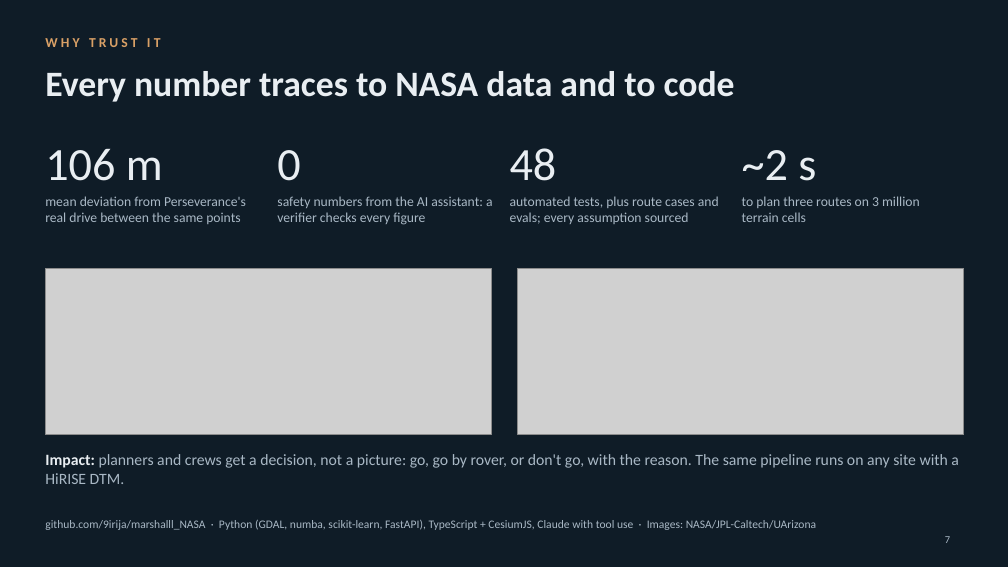
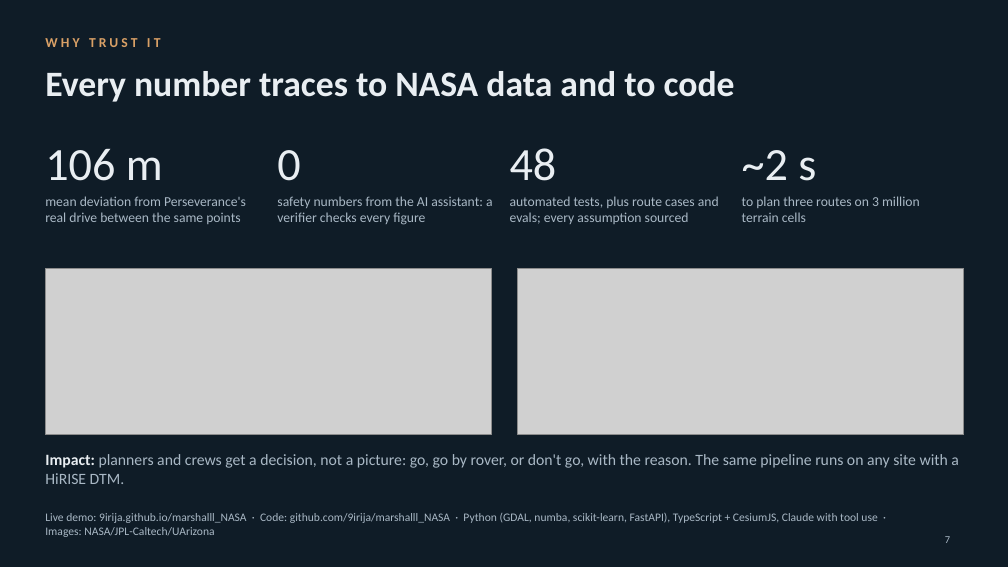
Before and after one commit to 9irija/marshalll_NASA, a slide deck: slide 7 of submission/Marswalk_demo.pptx. Drawn at 1008x567 pixels with LibreOffice and Linux fonts; fonts in the diff are those of the drawing; grey boxes stand for pictures. Boxes give left, top, right and bottom in pixels: in the first picture for what was removed or moved away, otherwise in the second. Text is boxed around its words. In the diff, an @@ line names an element or a change of style, - is before the commit and + after.

Commit message:
Hosted demo on GitHub Pages, mission map, final decks

```diff
--- a/submission/Marswalk_demo.pptx
+++ b/submission/Marswalk_demo.pptx
@@ text at (45, 513, 877, 537): text changed @@
-github.com/9irija/marshalll_NASA · Python (GDAL, numba, scikit-learn, FastAPI), TypeScript + CesiumJS, Claude with tool use · Images: NASA/JPL-Caltech/UArizona
+Live demo: 9irija.github.io/marshalll_NASA · Code: github.com/9irija/marshalll_NASA · Python (GDAL, numba, scikit-learn, FastAPI), TypeScript + CesiumJS, Claude with tool use · Images: NASA/JPL-Caltech/UArizona
```
Also in this commit, not shown: 1 other slide changed, 12 other files.
